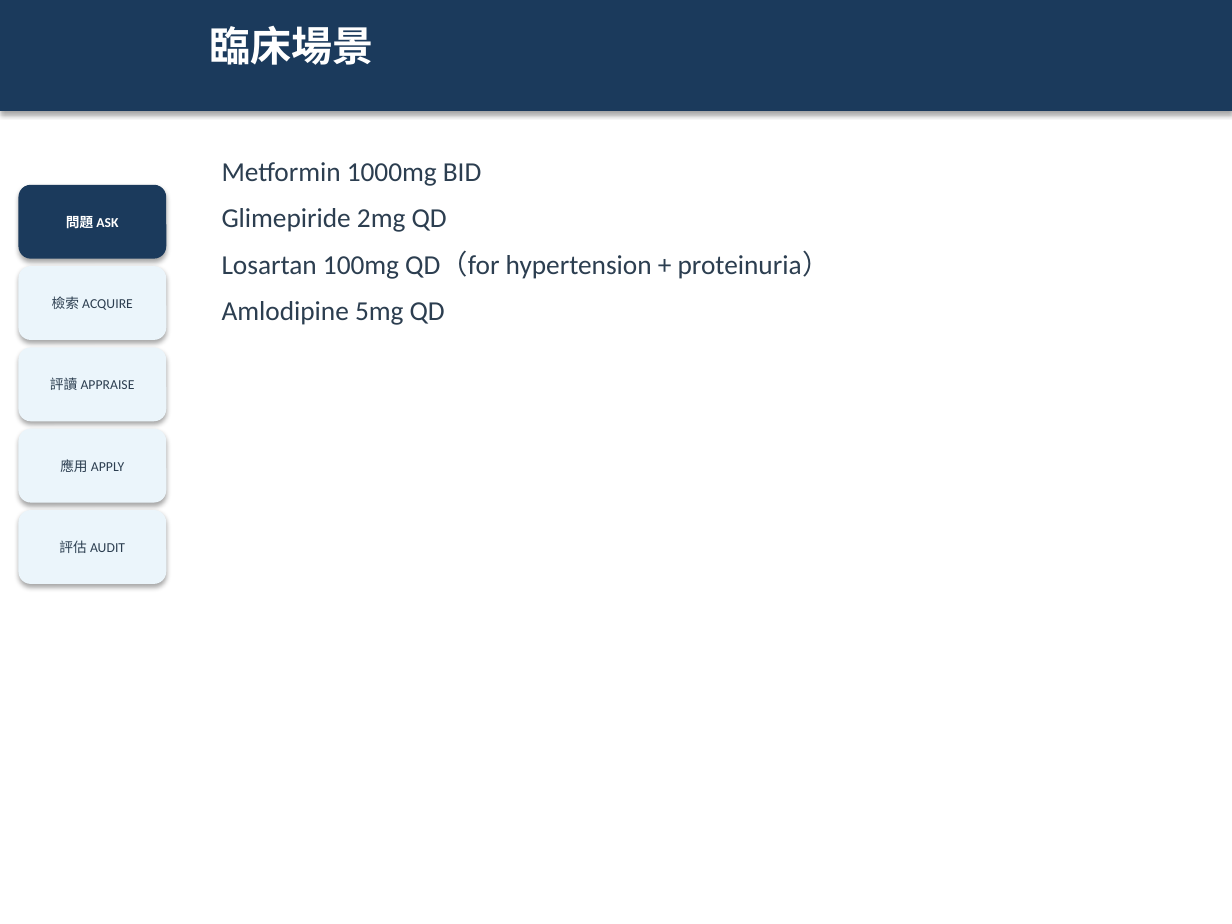
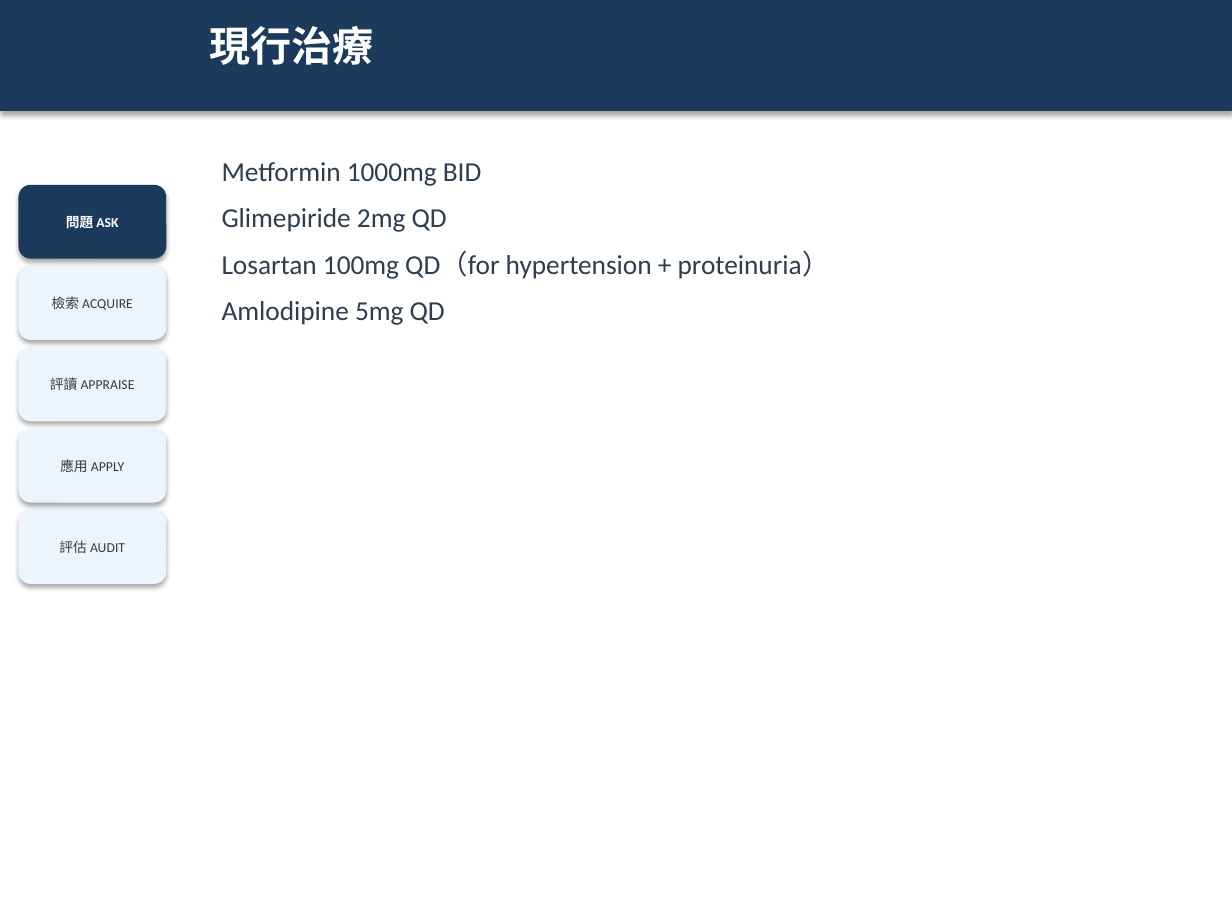
Before and after one commit to platypus31/ebm-report-pipeline, a slide deck: slide 5 of projects/example-sglt2i-ckd/06_slides/ebm-report.pptx (slide 3 before the commit). Drawn at 1232x924 pixels with LibreOffice and Linux fonts; fonts in the diff are those of the drawing. Boxes give left, top, right and bottom in pixels: in the first picture for what was removed or moved away, otherwise in the second. Text is boxed around its words. In the diff, an @@ line names an element or a change of style, - is before the commit and + after.

```diff
--- a/projects/example-sglt2i-ckd/06_slides/ebm-report.pptx
+++ b/projects/example-sglt2i-ckd/06_slides/ebm-report.pptx
@@ text at <box>209,26,373,65</box>: text changed @@
-臨床場景
+現行治療
```
Also in this commit, not shown: 13 other slides changed, 22 slides added, 3 other files.
